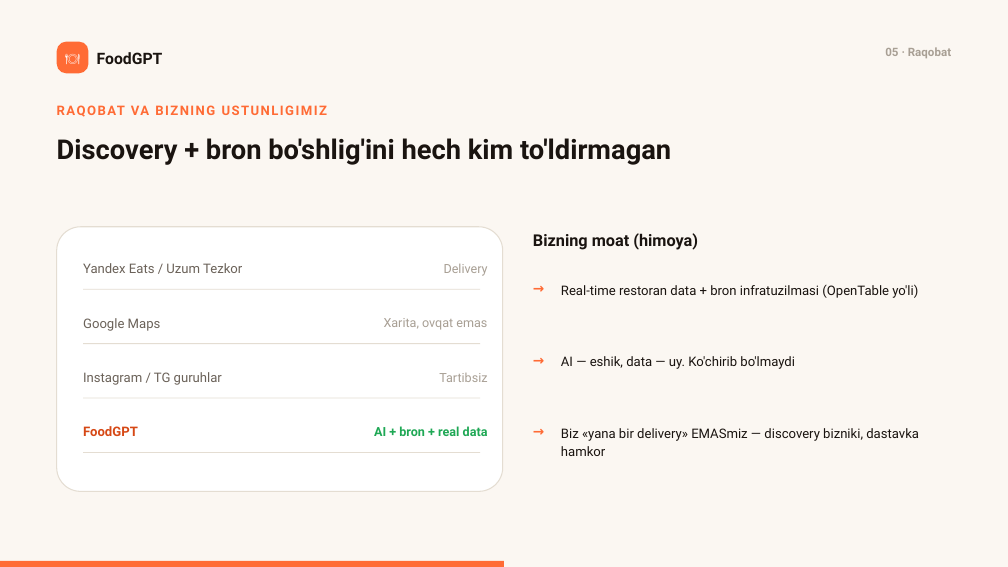
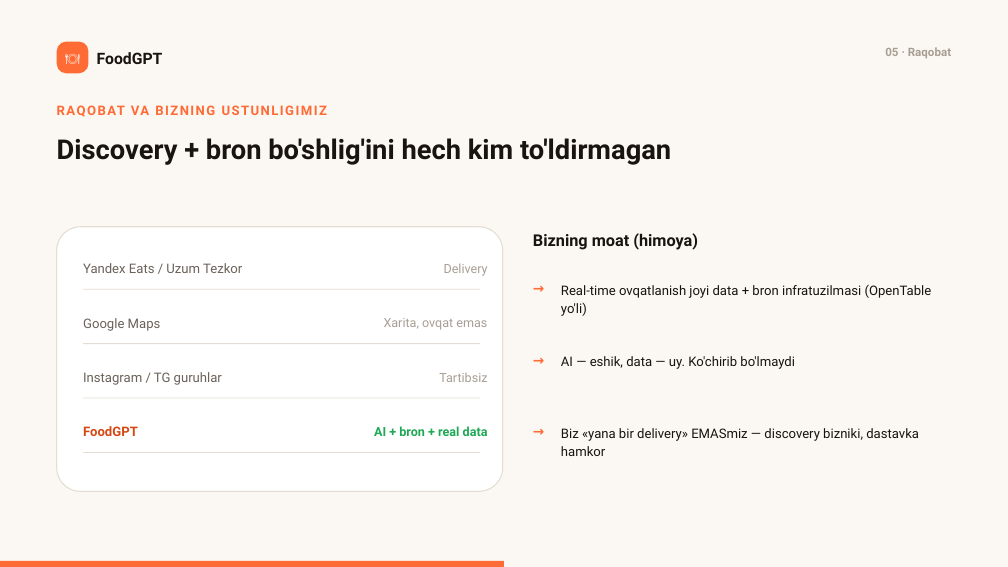
Before and after one commit to diyorbek20037773/food_ai, a slide deck: slide 6 of FoodGPT-taqdimot.pptx. Drawn at 1008x567 pixels with LibreOffice and Linux fonts; fonts in the diff are those of the drawing. Boxes give left, top, right and bottom in pixels: in the first picture for what was removed or moved away, otherwise in the second. Text is boxed around its words. In the diff, an @@ line names an element or a change of style, - is before the commit and + after.

```diff
--- a/FoodGPT-taqdimot.pptx
+++ b/FoodGPT-taqdimot.pptx
@@ text at (561, 284, 932, 316): text changed @@
-Real-time restoran data + bron infratuzilmasi (OpenTable yo'li)
+Real-time ovqatlanish joyi data + bron infratuzilmasi (OpenTable yo'li)
```
Also in this commit, not shown: 8 other slides changed, 27 other files.
